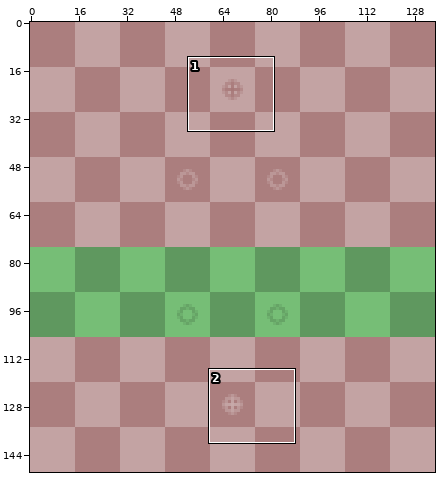
Two versions of one sprite sheet, static/images/BorderlandsGuide/BlackIncursionZone.png. Above: a wide view before the commit, with the close-up outlined.
Close-up. Before the commit:
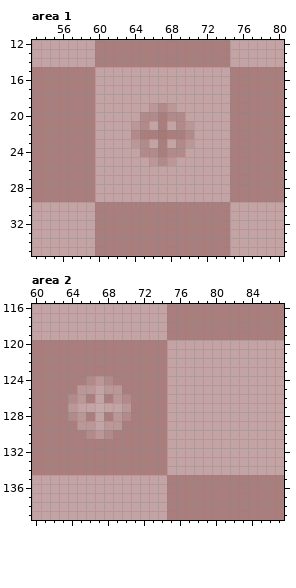
The file is 135x150 pixels. Colours within 5 levels of each other are drawn and written as one. Shown: area 1: x 53..80, y 12..35; area 2: x 60..87, y 116..139.
The same view after the edit:
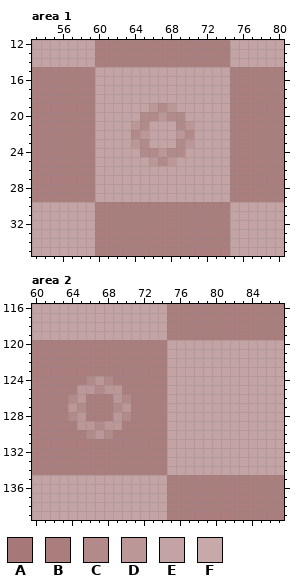
Palette (. is transparent): A #a77878  B #ab7e7e  C #b38a8a  D #bb9797  E #c3a3a3  F #c7a9a9
What changed:
Area 1:
y 20: x 67 B -> D
y 21: x 67 B -> E
y 22: x 65..69 BBABB -> DEEED
y 23: x 67 B -> E
y 24: x 67 B -> D
Area 2:
y 125: x 67 E -> C
y 126: x 67 E -> B
y 127: x 65..69 EEFEE -> CBBBC
y 128: x 67 E -> B
y 129: x 67 E -> C
Changed places in both close-ups, as pixel boxes (x1, y1, x2, y2):
changed: (140, 112, 185, 157)
changed: (77, 385, 122, 430)
